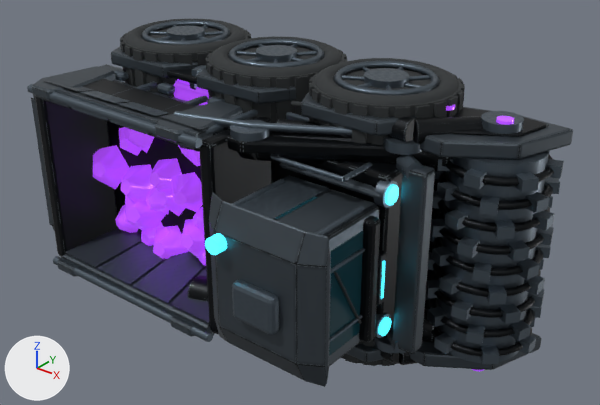
The glTF model fractal-gas-web/web/lab/assets/futuristic/harvester-high.glb as it was, and as the next commit left it.
One viewpoint serves both versions: a 50 mm lens placed at (1.403, -1.984, 1.035), pointed at (0.085, -0.337, 0.013). Lighting does not change. The marker at lower left points along +X, +Y and +Z. The first picture is the older version. Where no turn or scale is listed for an object, it has been applied to the vertices. Vertices at exactly the same position are counted once.

The older version as bpy lines, for what is in view:
```python
ob_harvester_root___brushed_pale_alloy = bpy.data.objects.new('harvester-root / Brushed pale alloy', me_export_batch_014)
ob_harvester_root___brushed_pale_alloy.location = (-0.03, -0.031, 0.0)
ob_harvester_root___cyan_glazing = bpy.data.objects.new('harvester-root / Cyan glazing', me_export_batch_015)
ob_harvester_root___cyan_glazing.location = (-0.03, -0.031, 0.0)
ob_harvester_root___titanium_edges = bpy.data.objects.new('harvester-root / Titanium edges', me_export_batch_003)
ob_harvester_root___titanium_edges.location = (-0.03, -0.031, 0.0)
ob_harvester_root___violet_processing = bpy.data.objects.new('harvester-root / Violet processing', me_export_batch_017)
ob_harvester_root___violet_processing.location = (-0.03, -0.031, 0.0)
ob_mineral_intake_roller___titanium_edges = bpy.data.objects.new('Mineral intake roller / Titanium edges', me_export_batch_018)
ob_mineral_intake_roller___titanium_edges.location = (0.608, -0.218, 0.0)
ob_wheel_0_1___tire_rubber = bpy.data.objects.new('Wheel 0 1 / Tire rubber', me_export_batch_004)
ob_wheel_0_1___tire_rubber.location = (0.281, -0.225, 0.311)
ob_wheel_0_1___titanium_edges = bpy.data.objects.new('Wheel 0 1 / Titanium edges', me_export_batch_005)
ob_wheel_0_1___titanium_edges.location = (0.281, -0.225, 0.311)
ob_wheel_1_1___titanium_edges = bpy.data.objects.new('Wheel 1 1 / Titanium edges', me_export_batch_009)
ob_wheel_1_1___titanium_edges.location = (-0.09, -0.225, 0.311)
ob_wheel_2_1___titanium_edges = bpy.data.objects.new('Wheel 2 1 / Titanium edges', me_export_batch_013)
ob_wheel_2_1___titanium_edges.location = (-0.454, -0.225, 0.311)
# also in view: 'harvester-root / Cyan instrumentation' at (-0.142, -0.554, 0.0); 'harvester-root / Ceramic graphite' at (-0.031, -0.385, 0.0); 'Wheel 2 1 / Tire rubber' at (-0.454, -0.225, 0.319); 'Mineral intake roller / Ceramic graphite' at (0.608, -0.218, 0.0); 'Wheel 1 1 / Tire rubber' at (-0.09, -0.225, 0.319)
```
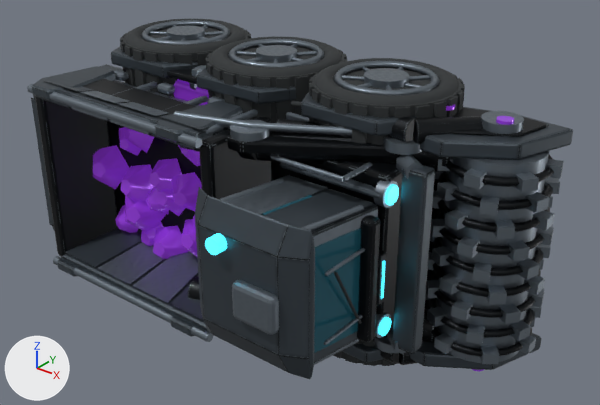
Pixel boxes (x1, y1, x2, y2) of what changed, in the pictures (600 x 405 px; the box of a moved part takes in the faces that stretch with it):
'harvester-root / Brushed pale alloy', reshaped
    before: (31, 47, 573, 387)
    after: (31, 47, 573, 379)
'harvester-root / Titanium edges', recoloured, reshaped
    both: (27, 62, 524, 370)
'Mineral intake roller / Titanium edges', recoloured
    both: (427, 152, 564, 364)
'harvester-root / Violet processing', recoloured
    both: (93, 79, 514, 372)
'harvester-root / Cyan glazing', recoloured, reshaped (12% wider)
    before: (274, 196, 363, 356)
    after: (261, 195, 361, 353)
'Wheel 0 1 / Titanium edges', recoloured
    both: (334, 61, 439, 95)
'Wheel 1 1 / Titanium edges', recoloured
    both: (228, 39, 324, 67)
'Wheel 2 1 / Titanium edges', recoloured
    both: (141, 20, 230, 45)
part 1 of me_export_batch_014, moved or reshaped
    before: (209, 189, 377, 387)
    after: (195, 187, 377, 379)
part 2 of me_export_batch_015, rebuilt
    before: (329, 231, 363, 356)
    after: (314, 228, 361, 353)
part 3 of me_export_batch_015, rebuilt
    before: (274, 196, 317, 220)
    after: (261, 195, 312, 215)
part 4 of me_export_batch_003, rebuilt (20% wider, 14% shorter)
    before: (232, 179, 285, 206)
    after: (220, 179, 284, 202)
part 5 of me_export_batch_003, rebuilt (24% wider, 10% shorter)
    before: (315, 206, 365, 235)
    after: (302, 205, 364, 231)
part 6 of me_export_batch_003, rebuilt (not visible before)
    after: (314, 339, 359, 365)
part 7 of me_export_batch_003, rebuilt (11% wider, 11% shorter)
    before: (239, 175, 329, 219)
    after: (227, 175, 327, 214)
part 8 of me_export_batch_003, deleted
    before: (329, 210, 379, 250)
part 9 of me_export_batch_003, added
    after: (313, 209, 378, 247)

The change, as a list of edits to the scene's bpy script:
```text
Change mat_cyan_glazing:
    mat_cyan_glazing.base_color: (0.008, 0.055, 0.075) -> (0.018, 0.12, 0.17)  # dark cyan #16424d -> dark cyan #246173
Change mat_titanium_edges:
    where n0 = _N.new('ShaderNodeBsdfPrincipled'); n0.name = 'Principled BSDF'
    n0.inputs[0].default_value: (0.105, 0.135, 0.165, 1.0) -> (0.18, 0.215, 0.25, 1.0)  # 'Base Color', greyish blue #5b6771 -> 'Base Color', grey #768089
Change mat_violet_processing:
    mat_violet_processing.base_color: (0.42, 0.07, 0.95) -> (0.24, 0.035, 0.58)  # purple #ad4bf9 -> purple #8635c8
    mat_violet_processing.emission_color: (0.273, 0.0455, 0.618) -> (0.0672, 0.0098, 0.162)  # purple #8f3cce -> dark purple #491970
Change me_export_batch_014:
    remove me_export_batch_014.from_pydata(...)  # 1532 vertices, 2852 faces; spans x -0.73..0.77, y -0.74..-0.06, z -0.35..0.35
    add me_export_batch_014.from_pydata(...)  # 1526 vertices, 2840 faces; spans x -0.73..0.77, y -0.74..-0.06, z -0.35..0.35
    me_export_batch_014 part 1: 35 vertices moved from x 0.16..0.47, y -0.7..-0.44, z -0.2..0.2 to x 0.11..0.46, y -0.7..-0.44, z -0.2..0.2; 86 vertices removed from x 0.16..0.51, y -0.74..-0.44, z -0.2..0.2; 80 vertices added at x 0.11..0.47, y -0.74..-0.44, z -0.2..0.2
    other edits to the shape of me_export_batch_014 do not show in these pictures
Change me_export_batch_015:
    remove me_export_batch_015.from_pydata(...)  # 132 vertices, 252 faces; spans x 0.225..0.471, y -0.656..-0.506, z -0.203..0.169
    add me_export_batch_015.from_pydata(...)  # 153 vertices, 294 faces; spans x 0.19..0.464, y -0.656..-0.506, z -0.203..0.169
    me_export_batch_015 part 2: the loose piece of 44 vertices spanning x 0.465..0.471, y -0.656..-0.506, z -0.162..0.129 is rebuilt with 52 vertices and now spans x 0.429..0.464, y -0.656..-0.506, z -0.162..0.129
    me_export_batch_015 part 3: the loose piece of 44 vertices spanning x 0.225..0.429, y -0.656..-0.506, z 0.163..0.169 is rebuilt with 56 vertices and now spans x 0.19..0.422, y -0.656..-0.506, z 0.163..0.169
    other edits to the shape of me_export_batch_015 do not show in these pictures
Change me_export_batch_003:
    remove me_export_batch_003.from_pydata(...)  # 6324 vertices, 10454 faces; spans x -0.729..0.688, y -0.768..-0.123, z -0.352..0.352
    add me_export_batch_003.from_pydata(...)  # 6396 vertices, 10598 faces; spans x -0.729..0.688, y -0.768..-0.123, z -0.352..0.352
    me_export_batch_003 part 4: the loose piece of 34 vertices spanning x 0.2..0.215, y -0.676..-0.486, z 0.163..0.178 is rebuilt with 52 vertices and now spans x 0.161..0.211, y -0.676..-0.486, z 0.163..0.178
    me_export_batch_003 part 5: the loose piece of 34 vertices spanning x 0.443..0.458, y -0.676..-0.486, z 0.163..0.178 is rebuilt with 52 vertices and now spans x 0.404..0.455, y -0.676..-0.486, z 0.163..0.178
    me_export_batch_003 part 6: the loose piece of 34 vertices spanning x 0.443..0.458, y -0.676..-0.486, z -0.211..-0.196 is rebuilt with 52 vertices and now spans x 0.404..0.455, y -0.676..-0.486, z -0.211..-0.196
    me_export_batch_003 part 7: the loose piece of 4 vertices spanning x 0.195..0.323, y -0.679..-0.45, z 0.17 is rebuilt with 4 vertices and now spans x 0.154..0.32, y -0.679..-0.45, z 0.17
    me_export_batch_003 part 8: the loose piece of 4 vertices spanning x 0.47, y -0.679..-0.45, z -0.01..0.157 is deleted
    me_export_batch_003 part 9: 8 vertices added at x 0.143..0.468, y -0.68..-0.449, z -0.191..0.157
    other edits to the shape of me_export_batch_003 do not show in these pictures
```
